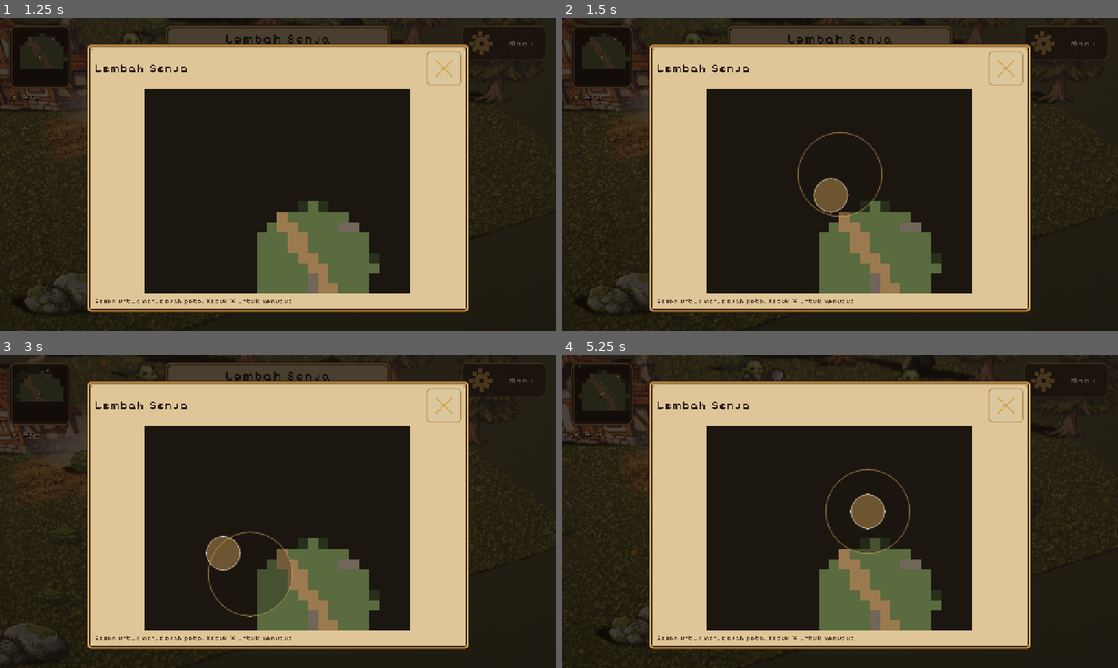
Above: before the commit, frames 1-4 (two rows, left to right).
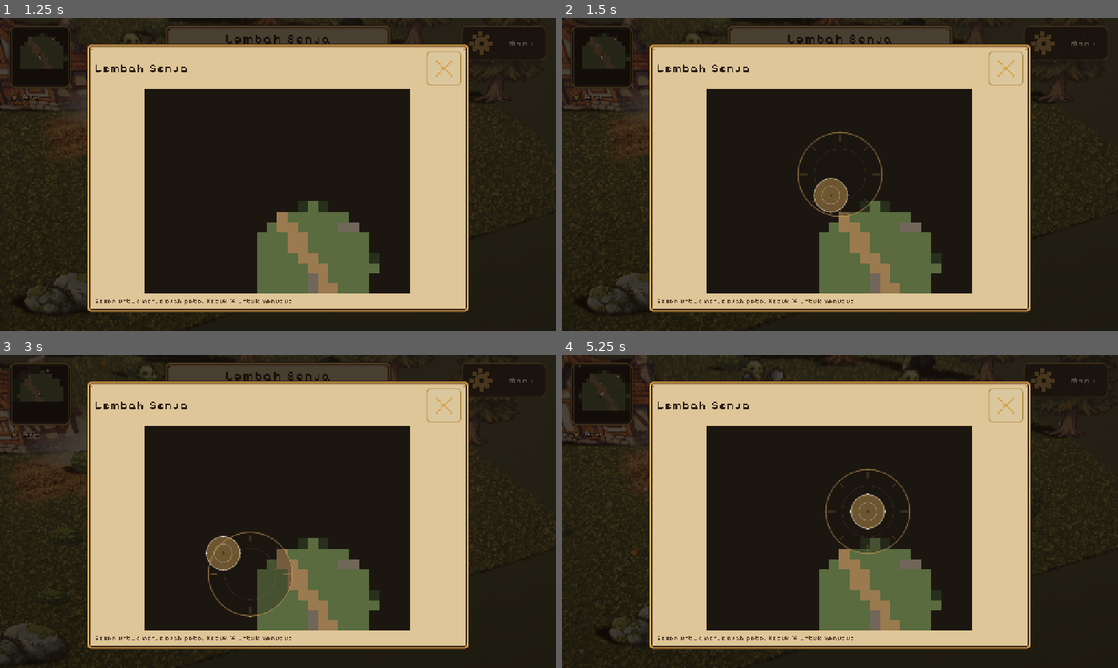
Above: after the commit, the same moments.

Repository: KyokoApp/GodotMe
Game: Godot game, scene res://game/Main.tscn
The game is run twice, just before and just after one commit, with the same random seed, the same clock (stepped at 60 frames per second) and the same inputs.
Inputs (mouse positions are in pixels of both pictures, inside the frame that each line leads up to):
- Up to frame 1 (1.25 s): tap Enter at 0.5 s; drag from (38, 55) to (333, 105) at 0.52 s
- Up to frame 2 (1.5 s): tap Space at 1.25 s; drag from (840, 174) to (812, 237) at 1.27 s
- Up to frame 3 (3 s): move the mouse to (333, 442) at 2.02 s; hold Right (ui_right) 2.03-2.75 s; tap Enter at 2.1 s; click (333, 442) at 2.17 s; drag from (250, 574) to (111, 464) at 2.77 s
- Up to frame 4 (5.25 s): move the mouse to (1006, 558) at 3.52 s; hold Left (ui_left) 3.53-4.25 s; tap Enter at 3.6, 5.1 s; click (1006, 558) at 3.67 s; tap Space at 3.77 s; drag from (673, 464) to (756, 433) at 4.27 s; move the mouse to (867, 511) at 5.02 s; hold Down (ui_down) from 5.03 s (still down); click (867, 511) at 5.17 s

Frame 1 is identical in both runs. In frame 2, less than 0.1% of the frame differs, in the area x 42-58%, y 37-62%; in frame 3, less than 0.1%; in frame 4, 0.1%, in the area x 47-63%, y 37-62%.

Commit message:
stik: ukiran kuningan (cincin dalam + 8 takik + titik pusat) di atas lingkaran polos
Co-authored-by: arena-agent <297053741+arena-agent@users.noreply.github.com>

Diff:
--- a/game/game/characters/TouchControls.gd
+++ b/game/game/characters/TouchControls.gd
@@ -34,6 +34,32 @@
 const STICK_ZONE_X := 0.55
 const STICK_ZONE_Y := 0.15
 
+## Engraving on the stick, drawn (not a PNG) so it stays crisp at any UI scale.
+## Four cardinals plus a thin inner ring: enough to read as a brass dial instead
+## of a plain translucent circle lying on the grass.
+class Marks extends Control:
+	var accent := Color(0.74, 0.58, 0.31)
+	var knob := false
+
+	func _draw() -> void:
+		var c := size * 0.5
+		var r := minf(size.x, size.y) * 0.5
+		if r < 8.0:
+			return
+		if knob:
+			draw_arc(c, r * 0.52, 0.0, TAU, 28, Color(1.0, 0.97, 0.88, 0.30), 1.5, true)
+			draw_circle(c, 3.0, Color(0.10, 0.08, 0.06, 0.40))
+			return
+		draw_arc(c, r * 0.60, 0.0, TAU, 48, Color(accent.r, accent.g, accent.b, 0.16), 1.0, true)
+		for i in 8:
+			var a := TAU * float(i) / 8.0
+			var dir := Vector2(cos(a), sin(a))
+			var long := i % 2 == 0
+			draw_line(c + dir * r * (0.78 if long else 0.83), c + dir * r * 0.92,
+				Color(accent.r, accent.g, accent.b, 0.46 if long else 0.28),
+				2.0 if long else 1.0, true)
+
+
 var stick_vector := Vector2.ZERO
 var fixed_mode := false:
 	set(value):
@@ -62,12 +88,14 @@
 	_base.mouse_filter = Control.MOUSE_FILTER_IGNORE
 	_base.visible = false
 	add_child(_base)
+	_add_face(_base, false)
 
 	_knob = Panel.new()
 	_knob.add_theme_stylebox_override("panel", _knob_style())
 	_knob.size = Vector2(80.0, 80.0)
 	_knob.mouse_filter = Control.MOUSE_FILTER_IGNORE
 	_base.add_child(_knob)
+	_add_face(_knob, true)
 	_knob.position = Vector2(STICK_SIZE, STICK_SIZE) * 0.5 - _knob.size * 0.5
 	if fixed_mode:
 		_place_fixed()
@@ -215,6 +243,18 @@
 	_knob.visible = false
 
 
+## Stretch an engraving over a panel and keep it out of the way of touches.
+func _add_face(host: Control, knob: bool) -> Marks:
+	var face := Marks.new()
+	face.knob = knob
+	face.mouse_filter = Control.MOUSE_FILTER_IGNORE
+	host.add_child(face)
+	# explicit rect: the panels have a fixed size, so this is exact at any UI scale
+	face.position = Vector2.ZERO
+	face.size = host.size
+	return face
+
+
 func _stick_style() -> StyleBoxFlat:
 	var sb := StyleBoxFlat.new()
 	sb.bg_color = Color(0.10, 0.08, 0.06, 0.30)
